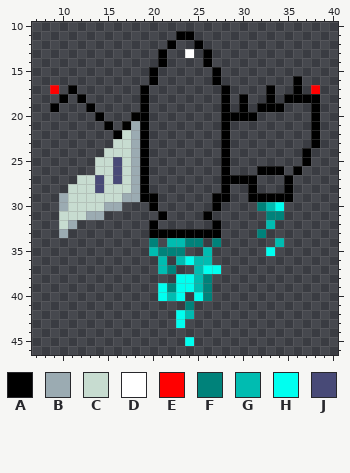
Pixel-art sprite: assets/images/player.png. Above, as it was before the edit.
The file is 48x48 pixels. Colours within 5 levels of each other are drawn and written as one. Shown: x 7..40, y 10..46.
Palette (. is transparent): A #000000  B #9babb2  C #c7dcd0  D #ffffff  E #ff0000  F #00827a  G #00bcb1  H #00fff0  J #484a77
The same view after the edit:
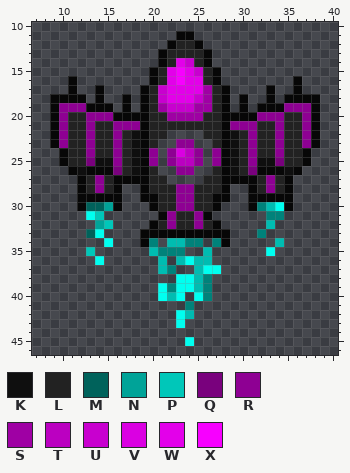
Colours new in this view: K #0f0f0f  L #222222  M #00625b  N #00a398  P #00c7b9  Q #79017d  R #8e0093  S #9f00a4  T #bb00c1  U #c800cf  V #da00e2  W #e300ea  X #f700ff
From old to new:
{"colour":"A","old":"#000000","new":"#070707"}
{"y":12,"x":23,"old":"..","new":"LL"}
{"y":13,"x":22,"old":"..D.","new":"LLLL"}
{"y":14,"x":22,"old":"....","new":"LWUL"}
{"y":15,"x":21,"old":"......","new":"LWXWUL"}
{"y":16,"x":11,"old":".","new":"A"}
{"y":16,"x":21,"old":"......","new":"LWXWWL"}
{"y":17,"x":9,"old":"E","new":"."}
{"y":17,"x":14,"old":".","new":"A"}
{"y":17,"x":20,"old":"........","new":"LUWWWWSL"}
{"y":17,"x":38,"old":"E","new":"."}
{"y":18,"x":9,"old":".","new":"A"}
{"y":18,"x":11,"old":".","new":"A"}
{"y":18,"x":14,"old":".","new":"A"}
{"y":18,"x":17,"old":".","new":"A"}
{"y":18,"x":20,"old":"........","new":"LUWWWUSL"}
{"y":19,"x":10,"old":"...","new":"RRR"}
{"y":19,"x":14,"old":"..","new":"AA"}
{"y":19,"x":17,"old":".","new":"A"}
{"y":19,"x":20,"old":"........","new":"LSUUUSSL"}
{"y":19,"x":35,"old":"...","new":"RRR"}
{"y":20,"x":9,"old":".....A...","new":"ARLLRRRAA"}
{"y":20,"x":20,"old":"........","new":"LLSSSSLL"}
{"y":20,"x":32,"old":"......","new":"RRRLLR"}
{"y":21,"x":9,"old":"......A.AB","new":"ARLLRLLRRR"}
{"y":21,"x":20,"old":"........","new":"LLLLLLLL"}
{"y":21,"x":29,"old":".........","new":"RRRLLRLLR"}
{"y":22,"x":9,"old":".......ACB","new":"ARLLRLLRLK"}
{"y":22,"x":20,"old":"..","new":"LL"}
{"y":22,"x":26,"old":"..","new":"LL"}
{"y":22,"x":29,"old":".........","new":"KLRLLRLLR"}
{"y":23,"x":9,"old":".......CCB","new":"ARLLRLLRLK"}
{"y":23,"x":20,"old":".","new":"L"}
{"y":23,"x":23,"old":"..","new":"RR"}
{"y":23,"x":27,"old":".","new":"L"}
{"y":23,"x":29,"old":".........","new":"KLRLLRLLR"}
{"y":24,"x":10,"old":".....CCCB","new":"ALLRLLRLK"}
{"y":24,"x":20,"old":".","new":"R"}
{"y":24,"x":22,"old":"....","new":"RVTR"}
{"y":24,"x":27,"old":".","new":"R"}
{"y":24,"x":29,"old":"........","new":"KLRLLRLL"}
{"y":25,"x":10,"old":"....CCJCB","new":"ALLQKKRLK"}
{"y":25,"x":20,"old":".","new":"R"}
{"y":25,"x":22,"old":"....","new":"RTTR"}
{"y":25,"x":27,"old":".","new":"R"}
{"y":25,"x":29,"old":"........","new":"KLRKKQLL"}
{"y":26,"x":11,"old":"...CCJCB","new":"AKAAAQLK"}
{"y":26,"x":20,"old":".","new":"L"}
{"y":26,"x":23,"old":"..","new":"RR"}
{"y":26,"x":27,"old":".","new":"L"}
{"y":26,"x":29,"old":"...","new":"KLQ"}
{"y":26,"x":35,"old":".","new":"K"}
{"y":27,"x":12,"old":"CCJCJCB","new":"ALRLAAA"}
{"y":27,"x":20,"old":"..","new":"LL"}
{"y":27,"x":26,"old":"..","new":"LL"}
{"y":27,"x":32,"old":"...","new":"LRL"}
{"y":28,"x":11,"old":"CCCJCCCB","new":".ALRLA.."}
{"y":28,"x":20,"old":"........","new":"LLLRRLLL"}
{"y":28,"x":32,"old":"...","new":"LRL"}
{"y":29,"x":10,"old":"BCCCCCCBB","new":"..AAAAA.."}
{"y":29,"x":21,"old":"......","new":"LLRRLL"}
{"y":30,"x":10,"old":"BCCCCBB","new":"..AMMNA"}
{"y":30,"x":21,"old":"......","new":"LLRRLL"}
{"y":30,"x":31,"old":".","new":"A"}
{"y":30,"x":35,"old":".","new":"A"}
{"y":31,"x":10,"old":"CCCBB","new":"...HP"}
{"y":31,"x":22,"old":"....","new":"RLLR"}
{"y":32,"x":10,"old":"CB","new":".."}
{"y":32,"x":14,"old":"..","new":"NP"}
{"y":32,"x":21,"old":"......","new":"LRLLRL"}
{"y":33,"x":10,"old":"B","new":"."}
{"y":33,"x":13,"old":"..","new":"MH"}
{"y":33,"x":19,"old":".","new":"A"}
{"y":33,"x":28,"old":".","new":"A"}
{"y":34,"x":15,"old":".","new":"H"}
{"y":34,"x":19,"old":".","new":"A"}
{"y":34,"x":28,"old":".","new":"A"}
{"y":35,"x":13,"old":".","new":"P"}
{"y":36,"x":14,"old":".","new":"H"}
